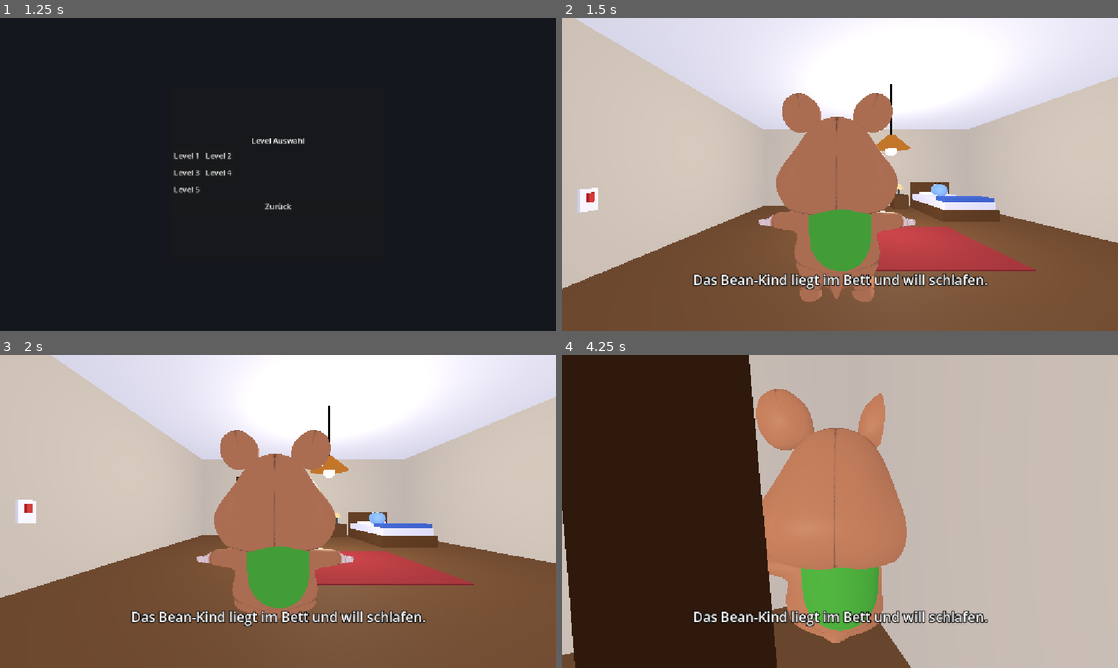
Above: before the commit, frames 1-4 (two rows, left to right).
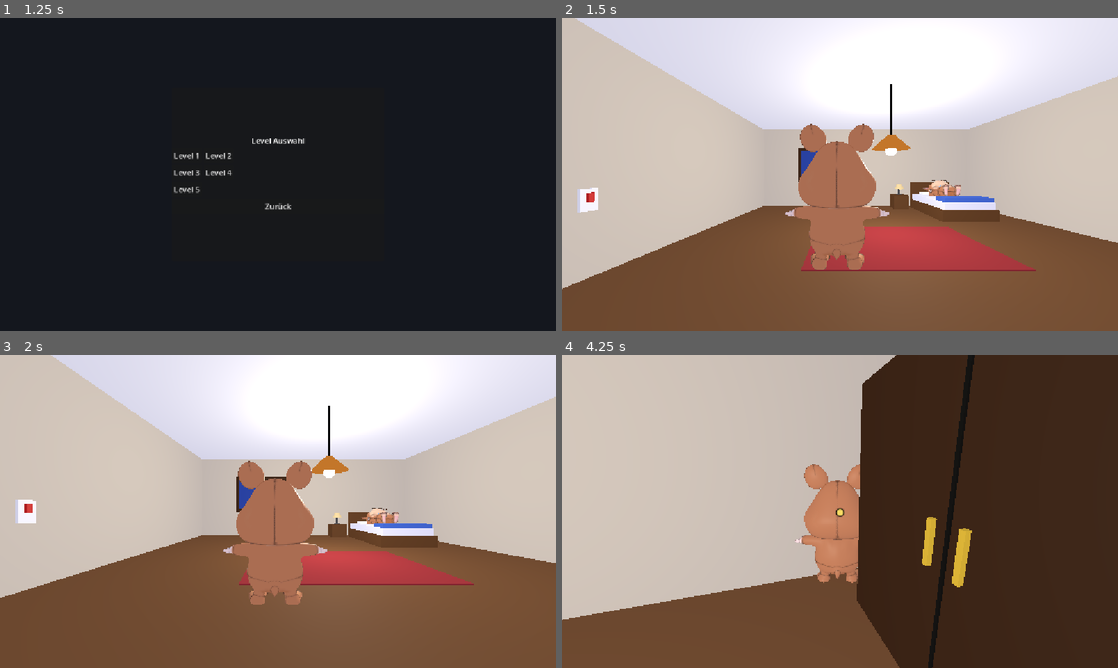
Above: after the commit, the same moments.

Repository: selim-dilmen/GameDesign
Game: Godot game, scene res://MainMenu.tscn
Two runs of this game, one before a commit and one after it. Both use one fixed random seed, a clock stepped at 60 frames per second and the inputs below.
Inputs (mouse positions are in pixels of both pictures, inside the frame that each line leads up to):
- Up to frame 1 (1.25 s): click "Spielen" at 0.5 s
- Up to frame 2 (1.5 s): click "Level 1" at 1.25 s
- Up to frame 3 (2 s): no input
- Up to frame 4 (4.25 s): tap Enter (ui_accept) at 2, 2.27, 3.02 s; move the mouse to (867, 511) at 2.02 s; hold W (forward) from 2.03 s (still down); click (867, 511) at 2.17 s; move the mouse to (812, 511) at 2.77 s; move the mouse to (851, 505) at 3.52 s

Frame 1 is identical in both runs. In frame 2, 9.1% of the frame differs, in the area x 23-77%, y 24-91%; in frame 3, 8.6%; in frame 4, 90%, in the area x 0-100%, y 0-100%.

Commit message:
(almost) final lvl 1

Diff:
--- a/GameDesign-main/Levels/Level_1.gd
+++ b/GameDesign-main/Levels/Level_1.gd
@@ -3,20 +3,21 @@
 #
 # Das Bean-Kind liegt im Bett, aber es ist zu hell.
 # Der offensichtliche Lichtschalter schaltet nur die Nachttischlampe an (noch heller!).
-# Lösung: Den versteckten Stock hinter dem Schrank holen und dem Schalter einen Schlag
-# verpassen -> Kurzschluss, Lampe kaputt, Licht aus. Danach das Kind zudecken.
+# Lösung: Den versteckten Stock hinter dem Schrank holen und die Glühbirne an der
+# Decke zerschlagen -> Funken, Birne kaputt, Licht aus. Danach das Kind zudecken.
 # Gesteuert wird alles mit Linksklick in der Nähe der Dinge.
 
 const REACH_BED := 3.2
 const REACH_SWITCH := 2.2
 const REACH_STICK := 1.6
+const REACH_BULB := 1.7
 
 const AMBIENT_BRIGHT := 1.0
 const AMBIENT_DARK := 0.3
 const MOON_DARK := 0.45
 
-const HINT_STICK_AFTER := 100.0
-const HINT_SWITCH_AFTER := 60.0
+const HINT_STICK_AFTER := 120.0
+const HINT_SWITCH_AFTER := 120.0
 
 @onready var player: CharacterBody3D = $Player
 @onready var carry_bone: Node3D = $Player/CarryBone
@@ -80,7 +81,6 @@
 	var env: Environment = world_env.environment
 	env.ambient_light_energy = AMBIENT_BRIGHT
 	moon.light_energy = 0.0
-	show_message("Das Bean-Kind liegt im Bett und will schlafen.", 5.0)
 
 
 func _process(delta: float) -> void:
@@ -91,10 +91,10 @@
 	hint_timer += delta
 	if hint_stage == 0 and not has_stick and hint_timer >= HINT_STICK_AFTER:
 		hint_stage = 1
-		show_message("Vielleicht liegt hinter einem der Möbel etwas Nützliches …", 6.0)
+		show_message("Maybe there's something useful behind the closet...", 6.0)
 	elif hint_stage < 2 and has_stick and not lights_out and hint_timer >= HINT_SWITCH_AFTER:
 		hint_stage = 2
-		show_message("Dem Schalter sollte man mal ordentlich die Meinung sagen …", 6.0)
+		show_message("The lightbulb is on the ceiling... maybe I can reach it with this stick!", 6.0)
 
 	# Der Punkt in der Bildschirmmitte leuchtet, wenn ein Klick etwas bewirkt
 	crosshair.visible = _find_target() != ""
@@ -141,6 +141,7 @@
 		["bed", bed.global_position, REACH_BED, (not has_stick) or lights_out],
 		["switch", switch_node.global_position, REACH_SWITCH, not lights_out],
 		["stick", stick.global_position, REACH_STICK, not has_stick],
+		["bulb", ceiling_bulb.global_position, REACH_BULB, has_stick and not lights_out],
 	]
 	for c in checks:
 		if not c[3]:
@@ -171,13 +172,9 @@
 		_tuck_in()
 		return
 	bed_talks += 1
-	if table_lamp_on:
-		show_message("Kind: „Aaah, jetzt ist es NOCH heller! Mach das aus!“", 4.5)
-		return
 	var lines: Array[String] = [
-		"Kind: „Es ist zu hell … ich kann so nicht einschlafen.“",
-		"Kind: „Bitte mach das Licht aus!“",
-		"Kind: „Es ist immer noch viel zu hell …“",
+		"Child: „It's too bright! I can't sleep...“",
+		"Child: „Please turn off the light!“",
 	]
 	show_message(lines[mini(bed_talks - 1, lines.size() - 1)], 4.5)
 
@@ -194,20 +191,16 @@
 	_set_table_lamp(table_lamp_on)
 
 	if table_lamp_on:
-		show_message("Klick! Die Nachttischlampe geht an.", 3.0)
+		show_message("The bedside lamp turns on.", 3.0)
 		var c := create_tween()
 		c.tween_interval(1.8)
 		c.tween_callback(_child_complains_about_lamp)
 	else:
-		show_message("Klick. Die Nachttischlampe geht wieder aus – im Zimmer bleibt es trotzdem hell.", 4.5)
-
-	if switch_presses == 5 and hint_stage == 0:
-		show_message("Der Schalter ist wohl nicht die Lösung … aber irgendwie muss das Licht doch ausgehen.", 5.0)
-
+		show_message("The bedside lamp turns off again.", 4.5)
 
 func _child_complains_about_lamp() -> void:
-	if table_lamp_on and not lights_out:
-		show_message("Kind: „Aaah! Noch heller! Mach das aus!“", 4.0)
+	if table_lamp_on and not lights_out and bed_talks != 0:
+		show_message("Child: „Aaah! It's even brighter now! Turn it off, please!“", 4.0)
 
 
 func _set_table_lamp(on: bool) -> void:
@@ -227,7 +220,7 @@
 	var t := create_tween()
 	t.tween_property(carry_bone, "rotation_degrees:x", -70.0, 0.15)
 	t.tween_property(carry_bone, "rotation_degrees:x", -20.0, 0.2)
-	show_message("Ein stabiler Stock. Damit kann man bestimmt ordentlich zuschlagen.", 5.0)
+	show_message("A stick! Maybe this can help!", 5.0)
 
 
 func _swing_stick() -> void:
@@ -245,15 +238,17 @@
 func _check_hit() -> void:
 	if lights_out:
 		return
+
+	# Birne: Spieler muss ungefähr darunter stehen
+	var to_bulb := ceiling_bulb.global_position - player.global_position
+	to_bulb.y = 0.0
+	if to_bulb.length() <= REACH_BULB:
+		_break_lamp()
+		return
+
+	# Schalter getroffen -> passiert nichts
 	var to_switch := switch_node.global_position - player.global_position
 	to_switch.y = 0.0
-	if to_switch.length() > REACH_SWITCH + 0.2:
-		return
-	var forward := -player.global_transform.basis.z
-	forward.y = 0.0
-	if forward.normalized().dot(to_switch.normalized()) < 0.1:
-		return
-	_break_lamp()
 
 
 # ---------------------------------------------------------------- Kurzschluss
@@ -262,12 +257,6 @@
 	lights_out = true
 	crosshair.visible = false
 	_spawn_sparks()
-
-	# Blitz am Schalter, Schalter hängt schief
-	spark_light.light_energy = 8.0
-	var flash := create_tween()
-	flash.tween_property(spark_light, "light_energy", 0.0, 0.3)
-	switch_toggle.position.y = -0.05
 
 	# Nachttischlampe geht aus und kippt um
 	_set_table_lamp(false)
@@ -277,6 +266,7 @@
 
 	# Deckenlicht flackert und geht aus
 	var flicker := create_tween()
+	flicker.tween_property(ceiling_light, "light_energy", 6.0, 0.05)
 	flicker.tween_property(ceiling_light, "light_energy", 0.6, 0.07)
 	flicker.tween_property(ceiling_light, "light_energy", 2.0, 0.07)
 	flicker.tween_property(ceiling_light, "light_energy", 0.3, 0.10)
@@ -292,7 +282,7 @@
 	if window_mat:
 		dark.tween_property(window_mat, "emission_energy_multiplier", 3.0, 1.0)
 
-	show_message("Funken! Die Lampe ist kaputt – und im ganzen Zimmer geht das Licht aus.", 4.5)
+	show_message("The lightbulb broke! Now it's dark!", 4.5)
 	var talk := create_tween()
 	talk.tween_interval(4.8)
 	talk.tween_callback(_child_after_dark)
@@ -308,7 +298,7 @@
 
 func _child_after_dark() -> void:
 	if not tucked_in:
-		show_message("Kind: „Endlich dunkel … Kannst du mich zudecken?“", 6.0)
+		show_message("Child: „Finally... Can you tuck me in?“", 6.0)
 
 
 func _spawn_sparks() -> void:
@@ -319,16 +309,17 @@
 	mat.emission_energy_multiplier = 4.0
 	var mesh := BoxMesh.new()
 	mesh.size = Vector3(0.05, 0.05, 0.05)
-	for i in 10:
+	var parent := ceiling_bulb.get_parent()  # CeilingLamp
+	for i in 14:
 		var s := MeshInstance3D.new()
 		s.mesh = mesh
 		s.material_override = mat
-		switch_node.add_child(s)
-		s.position = Vector3(0.1, 0.0, 0.0)
-		var dir := Vector3(randf_range(0.3, 1.0), randf_range(-0.4, 0.8), randf_range(-0.8, 0.8))
+		parent.add_child(s)
+		s.position = ceiling_bulb.position
+		var dir := Vector3(randf_range(-1, 1), randf_range(-1.5, 0.1), randf_range(-1, 1))
 		var t := create_tween().set_parallel(true)
-		t.tween_property(s, "position", s.position + dir * 0.9, 0.5).set_ease(Tween.EASE_OUT)
-		t.tween_property(s, "scale", Vector3.ZERO, 0.5)
+		t.tween_property(s, "position", s.position + dir * 0.9, 0.6).set_ease(Tween.EASE_OUT)
+		t.tween_property(s, "scale", Vector3.ZERO, 0.6)
 		t.chain().tween_callback(s.queue_free)
 
 
@@ -345,7 +336,7 @@
 	b.tween_property(blanket, "position", Vector3(0.0, 1.025, 0.4), 1.4).set_trans(Tween.TRANS_SINE)
 	b.tween_property(blanket, "scale", Vector3.ONE, 1.4).set_trans(Tween.TRANS_SINE)
 
-	show_message("Du deckst das Kind liebevoll zu …", 3.0)
+	show_message("You tuck the kid in and it falls asleep…", 3.0)
 
 	var s := create_tween()
 	s.tween_interval(1.6)
@@ -355,7 +346,7 @@
 
 
 func _child_falls_asleep() -> void:
-	show_message("Kind: „Danke … gute Nacht.“", 4.0)
+	show_message("Child: „Thank you! Good night...“", 4.0)
 	var e := create_tween().set_parallel(true)
 	e.tween_property(eye_left, "scale:y", 0.1, 0.8)
 	e.tween_property(eye_right, "scale:y", 0.1, 0.8)
@@ -368,7 +359,7 @@
 
 func _finish_level() -> void:
 	Input.mouse_mode = Input.MOUSE_MODE_VISIBLE
-	finish_label.text = "Level 1 geschafft!"
+	finish_label.text = "Level 1 done!"
 	finish_panel.visible = true
 
 
--- a/GameDesign-main/Levels/Level_1.tscn
+++ b/GameDesign-main/Levels/Level_1.tscn
@@ -2,7 +2,9 @@
 
 [ext_resource type="Script" uid="uid://bt2s2tae1peb2" path="res://Levels/Level_1.gd" id="1_lvl"]
 [ext_resource type="Script" uid="uid://f5tyw8sd62vk" path="res://player.gd" id="2_ply"]
-[ext_resource type="PackedScene" uid="uid://bkr22rm7x3gxl" path="res://Chibi Hamster 3D Character.glb" id="3_nl7va"]
+[ext_resource type="PackedScene" uid="uid://brpl3jbo1sfa1" path="res://Chibi Hamster 3D Character.fbx" id="2_wsn87"]
+[ext_resource type="PackedScene" uid="uid://dbb8ym7bkanol" path="res://Chibi Hamster 3D Character.glb" id="3_nl7va"]
+[ext_resource type="Script" uid="uid://dpj5hpg6pwow7" path="res://Levels/hamster_anim.gd" id="4_waoec"]
 
 [sub_resource type="Environment" id="Env_main"]
 background_mode = 1
@@ -195,7 +197,7 @@
 size = Vector3(0.06, 0.16, 0.08)
 
 [sub_resource type="StandardMaterial3D" id="M_stick"]
-albedo_color = Color(0.45, 0.29, 0.16, 1)
+albedo_color = Color(0.3047709, 0.18942171, 0.09629693, 1)
 roughness = 0.9
 
 [sub_resource type="CylinderMesh" id="Cyl_stick"]
@@ -314,6 +316,7 @@
 shape = SubResource("BoxShape_13_4p5_0p5")
 
 [node name="Mesh" type="MeshInstance3D" parent="Room/WallFront" unique_id=39784257]
+transform = Transform3D(1, 0, 0, 0, 1, 0, 0, 0, 1, -0.21196318, 0, 0)
 material_override = SubResource("M_wall")
 mesh = SubResource("BoxMesh_13_4p5_0p5")
 
@@ -398,6 +401,9 @@
 transform = Transform3D(0.5, 0, 0, 0, 0.5, 0, 0, 0, 0.5, 0, 0, -0.04)
 material_override = SubResource("M_eyeb")
 mesh = SubResource("Sph_cEye")
+
+[node name="Chibi Hamster 3D Character" parent="Bed/Child/Body" unique_id=1912913100 instance=ExtResource("2_wsn87")]
+transform = Transform3D(-0.62848794, 1.3922375e-05, 1.7201104e-09, 1.3614089e-05, 0.64209205, -0.019682664, -4.2655532e-07, -0.020037126, -0.63073325, -0.0061810017, -1.2188282, 0.05823183)
 
 [node name="Blanket" type="MeshInstance3D" parent="Bed" unique_id=664848955]
 transform = Transform3D(1, 0, 0, 0, 0.3, 0, 0, 0, 0.3, 0, 0.833, 1.4)
@@ -442,24 +448,26 @@
 transform = Transform3D(1, 0, 0, 0, 1, 0, 0, 0, 1, 3, 1.6, 4.4)
 
 [node name="Collision" type="CollisionShape3D" parent="Wardrobe" unique_id=1686932524]
+transform = Transform3D(1, 0, 0, 0, 1, 0, 0, 0, 1, 0.40958118, 0, 0.74544716)
 shape = SubResource("BoxShape_3p2_3p2_0p8")
 
 [node name="Mesh" type="MeshInstance3D" parent="Wardrobe" unique_id=1053601291]
+transform = Transform3D(1, 0, 0, 0, 1, 0, 0, 0, 1, 0.40958118, 0, 0.74544716)
 material_override = SubResource("M_darkwood")
 mesh = SubResource("BoxMesh_3p2_3p2_0p8")
 
 [node name="DoorLine" type="MeshInstance3D" parent="Wardrobe" unique_id=1824637221]
-transform = Transform3D(1, 0, 0, 0, 1, 0, 0, 0, 1, 0, 0, -0.41)
+transform = Transform3D(1, 0, 0, 0, 1, 0, 0, 0, 1, 0.40958118, 0, 0.3354473)
 material_override = SubResource("M_cord")
 mesh = SubResource("BoxMesh_0p03_3p0_0p02")
 
 [node name="HandleL" type="MeshInstance3D" parent="Wardrobe" unique_id=1912824106]
-transform = Transform3D(1, 0, 0, 0, 1, 0, 0, 0, 1, -0.15, 0, -0.43)
+transform = Transform3D(1, 0, 0, 0, 1, 0, 0, 0, 1, 0.2595811, 0, 0.31544685)
 material_override = SubResource("M_brass")
 mesh = SubResource("BoxMesh_0p05_0p4_0p05")
 
 [node name="HandleR" type="MeshInstance3D" parent="Wardrobe" unique_id=1714201306]
-transform = Transform3D(1, 0, 0, 0, 1, 0, 0, 0, 1, 0.15, 0, -0.43)
+transform = Transform3D(1, 0, 0, 0, 1, 0, 0, 0, 1, 0.5595813, 0, 0.31544685)
 material_override = SubResource("M_brass")
 mesh = SubResource("BoxMesh_0p05_0p4_0p05")
 
@@ -482,10 +490,10 @@
 omni_range = 4.0
 
 [node name="Stick" type="Node3D" parent="." unique_id=1104103883]
-transform = Transform3D(1, 0, 0, 0, 1, 0, 0, 0, 1, 3, 0.08, 5.5)
+transform = Transform3D(-0.35995743, -0.9329688, 0, 0.9329688, -0.35995743, 0, 0, 0, 1, 5.6263947, 0.034437403, 5.0195017)
 
 [node name="StickMesh" type="MeshInstance3D" parent="Stick" unique_id=293119589]
-transform = Transform3D(-4.371139e-08, -1, 0, 1, -4.371139e-08, 0, 0, 0, 1, 0, 0, 0)
+transform = Transform3D(0.03185112, 0.99941534, -0.012432379, 0.00016083008, -0.01244387, -0.9999225, -0.99949265, 0.031846654, -0.00055708596, 0.7923026, 0.012125358, 0.28188515)
 material_override = SubResource("M_stick")
 mesh = SubResource("Cyl_stick")
 
@@ -539,6 +547,7 @@
 
 [node name="Body" type="MeshInstance3D" parent="Player" unique_id=932287990]
 transform = Transform3D(1, 0, 0, 0, 1, 0, 0, 0, 1, 0, 1, 0)
+visible = false
 material_override = SubResource("M_player")
 mesh = SubResource("Cap_player")
 
@@ -574,7 +583,8 @@
 current = true
 
 [node name="Chibi Hamster 3D Character" parent="Player" unique_id=1845544932 instance=ExtResource("3_nl7va")]
-transform = Transform3D(-0.99999493, 0, 0.0031820163, 0, 1, 0, -0.0031820163, 0, -0.99999493, -0.04432559, -0.27023125, -0.18528557)
+transform = Transform3D(-0.6618765, 0, 0.0018687989, 0, 0.690514, 0, -0.0021061124, 0, -0.58729726, -0.04432559, 0.24195111, -0.18528557)
+script = ExtResource("4_waoec")
 
 [node name="CanvasLayer" type="CanvasLayer" parent="." unique_id=1488824896]
 
--- /dev/null
+++ b/GameDesign-main/Levels/hamster_anim.gd
@@ -0,0 +1,31 @@
+extends Node3D
+
+# Falls die Animationen im GLB anders heißen: Namen hier anpassen
+# (stehen beim Spielstart in der Konsole unter "Animationen: ...").
+const IDLE_ANIM := "Idle"
+const WALK_ANIM := "Walk"
+
+@onready var anim: AnimationPlayer = find_child("AnimationPlayer", true, false)
+@onready var player: CharacterBody3D = get_parent()
+
+
+func _ready() -> void:
+	if anim == null:
+		push_warning("Kein AnimationPlayer im Modell gefunden")
+		return
+	print("Animationen: ", anim.get_animation_list())
+	# GLB-Animationen loopen oft nicht automatisch
+	for n in [IDLE_ANIM, WALK_ANIM]:
+		if anim.has_animation(n):
+			anim.get_animation(n).loop_mode = Animation.LOOP_LINEAR
+	if anim.has_animation(IDLE_ANIM):
+		anim.play(IDLE_ANIM)
+
+
+func _process(_delta: float) -> void:
+	if anim == null:
+		return
+	var moving := Vector2(player.velocity.x, player.velocity.z).length() > 0.2
+	var wanted := WALK_ANIM if moving else IDLE_ANIM
+	if anim.current_animation != wanted and anim.has_animation(wanted):
+		anim.play(wanted, 0.2)
Not shown, changed: GameDesign-main/Chibi Hamster 3D Character.fbx.import
Not shown, changed: GameDesign-main/Chibi Hamster 3D Character.glb.import
Not shown, removed: GameDesign-main/Chibi Hamster 3D Character.mtl
Not shown, changed: GameDesign-main/Chibi Hamster 3D Character.obj.import
Not shown, changed: GameDesign-main/Chibi Hamster 3D Character_0.png.import
Not shown, changed: GameDesign-main/Chibi Hamster 3D Character_HamsterBaseColor.png.import
Binary file removed: GameDesign-main/HamsterBaseColor.png
Not shown, removed: GameDesign-main/HamsterBaseColor.png.import
Not shown, added: GameDesign-main/Levels/hamster_anim.gd.uid
